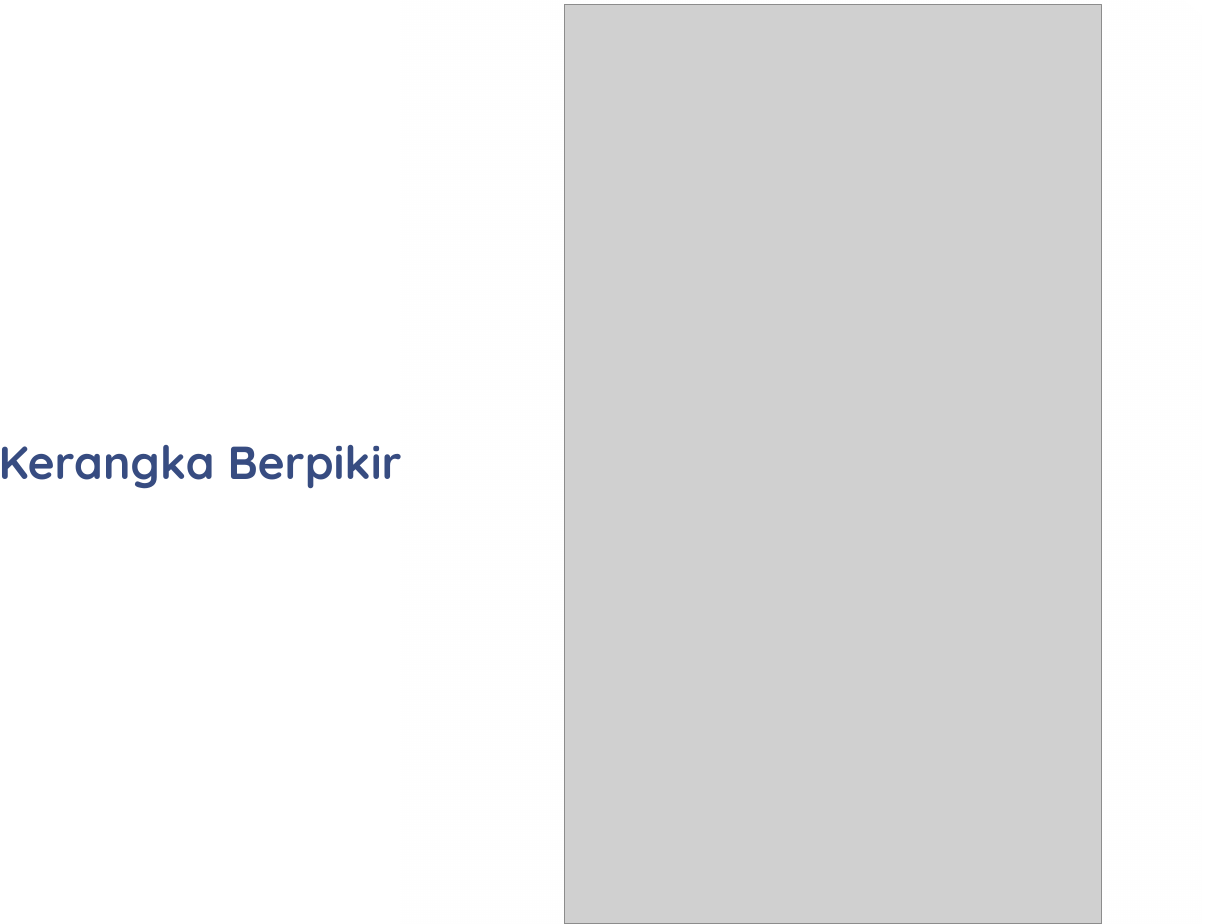
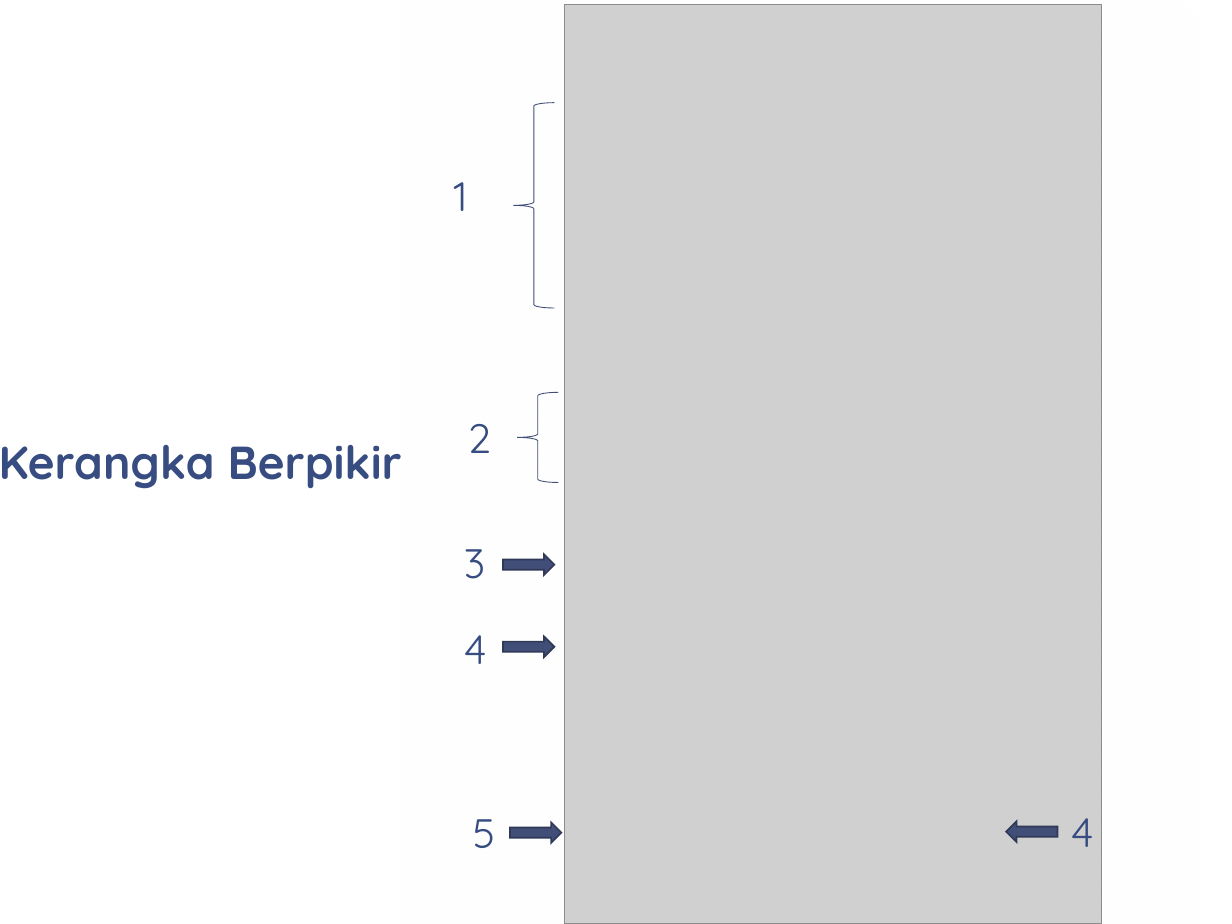
Before and after one commit to axelsoedarsono/Magang-Skripsi-Document, a slide deck: slide 5 of Revisi/Perancangan dan Implementasi Sistem Pencarian Lowongan Internship Berbasis.pptx. Drawn at 1232x924 pixels with LibreOffice and Linux fonts; fonts in the diff are those of the drawing; grey boxes stand for pictures; background and template pictures are left out. Boxes give left, top, right and bottom in pixels: in the first picture for what was removed or moved away, otherwise in the second. Text is boxed around its words. In the diff, an @@ line names an element or a change of style, - is before the commit and + after.

Commit message:
revisi malam terakhir coi !

```diff
--- a/Revisi/Perancangan dan Implementasi Sistem Pencarian Lowongan Internship Berbasis.pptx
+++ b/Revisi/Perancangan dan Implementasi Sistem Pencarian Lowongan Internship Berbasis.pptx
@@ left brace added at (514, 102, 554, 308), outline #414E77 0.5 pt @@
@@ text added at (454, 182, 468, 211), 24 pt, text #374C81 @@
+1
@@ left brace added at (517, 393, 558, 483), outline #414E77 0.5 pt @@
@@ text added at (468, 424, 491, 453), 24 pt, text #374C81 @@
+2
@@ text added at (464, 549, 485, 579), 24 pt, text #374C81 @@
+3
@@ right arrow added at (503, 554, 554, 575), fill #414E77, outline #303A58 1 pt @@
@@ text added at (464, 635, 487, 664), 24 pt, text #374C81 @@
+4
@@ right arrow added at (503, 637, 554, 658), fill #414E77, outline #303A58 1 pt @@
@@ text added at (473, 819, 496, 848), 24 pt, text #374C81 @@
+5
@@ right arrow added at (510, 823, 562, 844), fill #414E77, outline #303A58 1 pt @@
@@ right arrow added at (1007, 822, 1058, 843), fill #414E77, outline #303A58 1 pt @@
@@ text added at (1071, 818, 1094, 847), 24 pt, text #374C81 @@
+4
```
